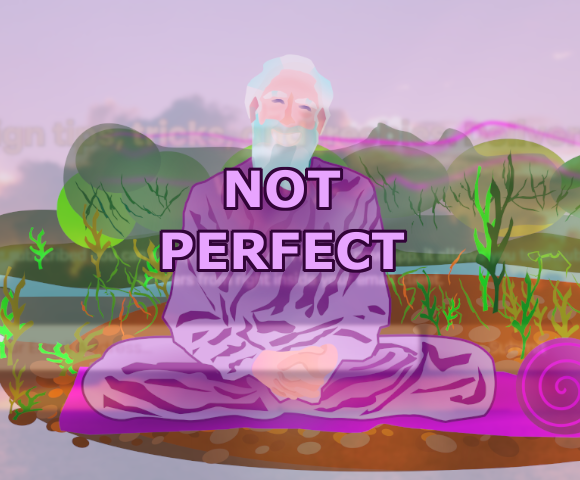
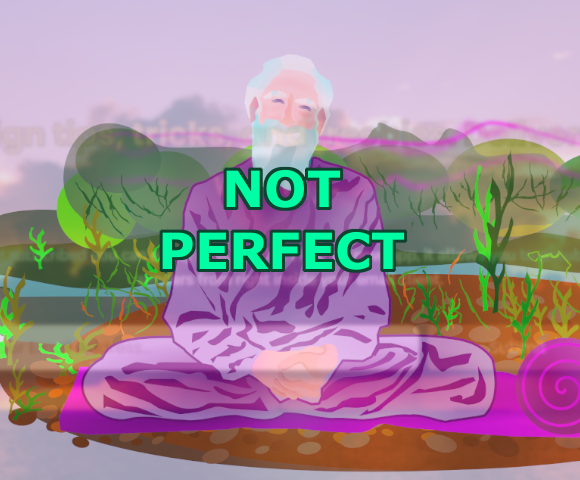
Before/after of a 580px x 480px layered artwork. What changed in the layer stack:
painted on "NOT ..." over [162, 169, 405, 270]
painted on "oneMore" over [159, 166, 408, 273]
